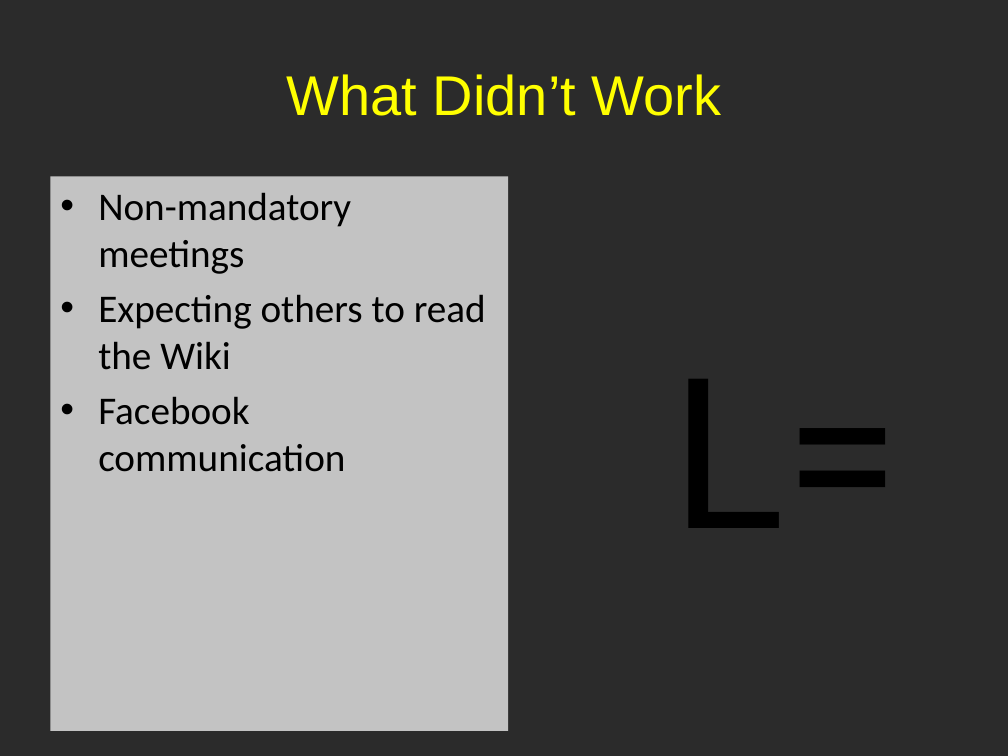
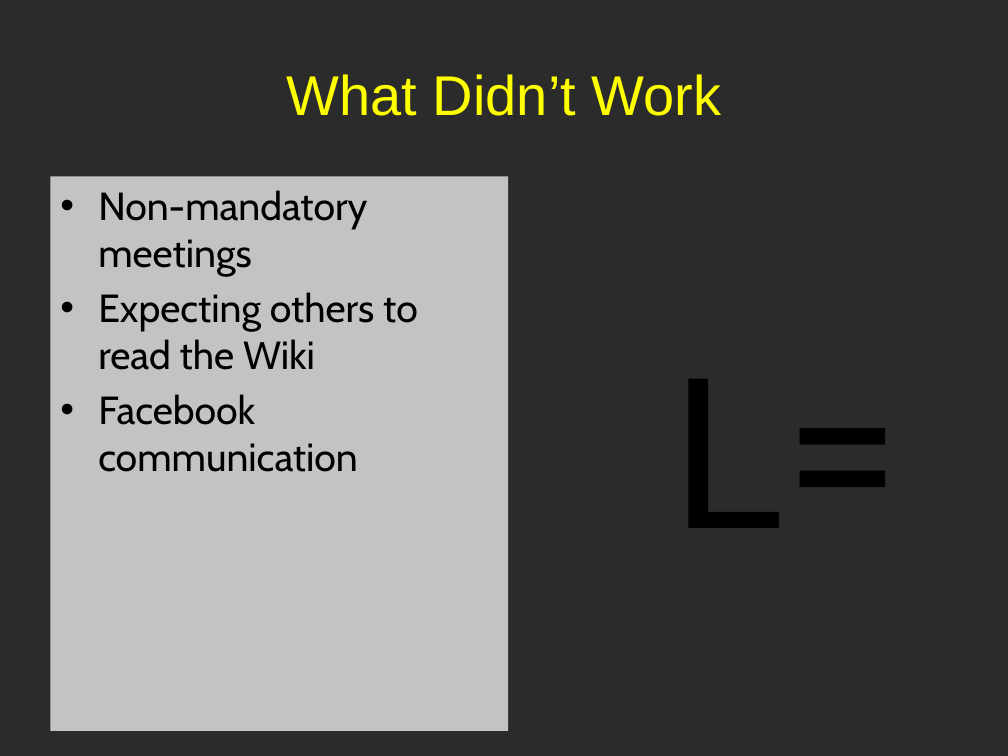
Before and after one commit to shalynnho/pokemonfactory, a slide deck: slide 9 of FactoryPresentation.pptx (slide 5 before the commit). Drawn at 1008x756 pixels with LibreOffice and Linux fonts; fonts in the diff are those of the drawing; background and template pictures are left out; a plain dark background stands for a picture behind light text. Boxes give left, top, right and bottom in pixels: in the first picture for what was removed or moved away, otherwise in the second. Text is boxed around its words. In the diff, an @@ line names an element or a change of style, - is before the commit and + after.

```diff
--- a/FactoryPresentation.pptx
+++ b/FactoryPresentation.pptx
@@ text "Non-mandatory meetings" at <box>50,176,508,731</box>: font Calibri to Cabin @@
```
Also in this commit, not shown: 5 other slides changed, 4 slides added.
